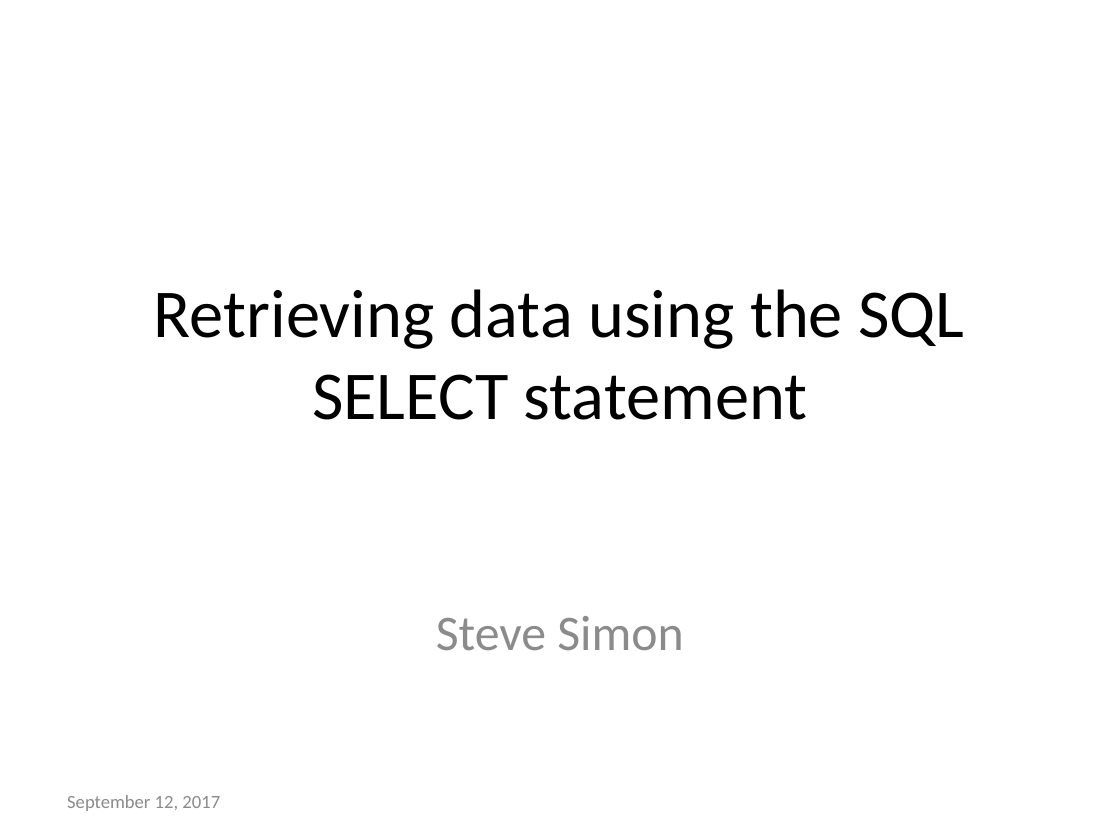
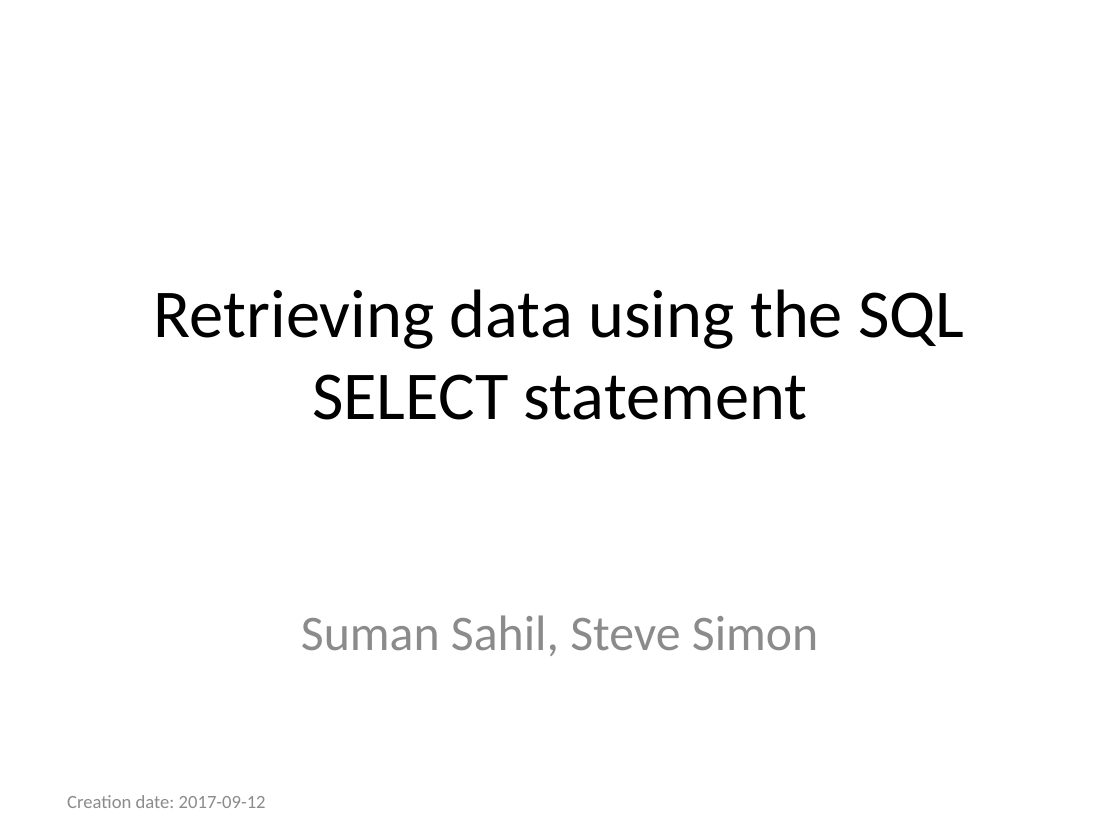
Before and after one commit to pmean/introduction-to-sql, a slide deck: slide 1 of src/select.pptx. Drawn at 1120x840 pixels with LibreOffice and Linux fonts; fonts in the diff are those of the drawing. Boxes give left, top, right and bottom in pixels: in the first picture for what was removed or moved away, otherwise in the second. Text is boxed around its words. In the diff, an @@ line names an element or a change of style, - is before the commit and + after.

```diff
--- a/src/select.pptx
+++ b/src/select.pptx
@@ subtitle at [301, 615, 818, 656]: text changed @@
-Steve Simon
+Suman Sahil, Steve Simon
@@ text at [67, 795, 266, 808]: text changed @@
-September 12, 2017
+Creation date: 2017-09-12
```
Also in this commit, not shown: 2 other files.
